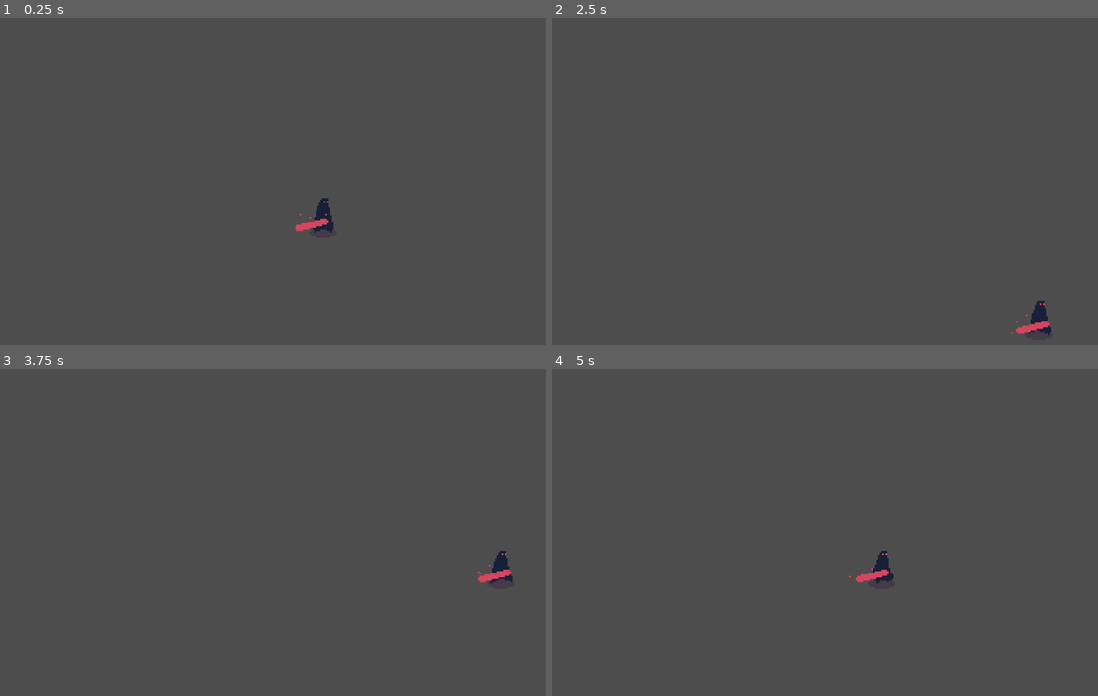
Above: before the commit, frames 1-4 (two rows, left to right).
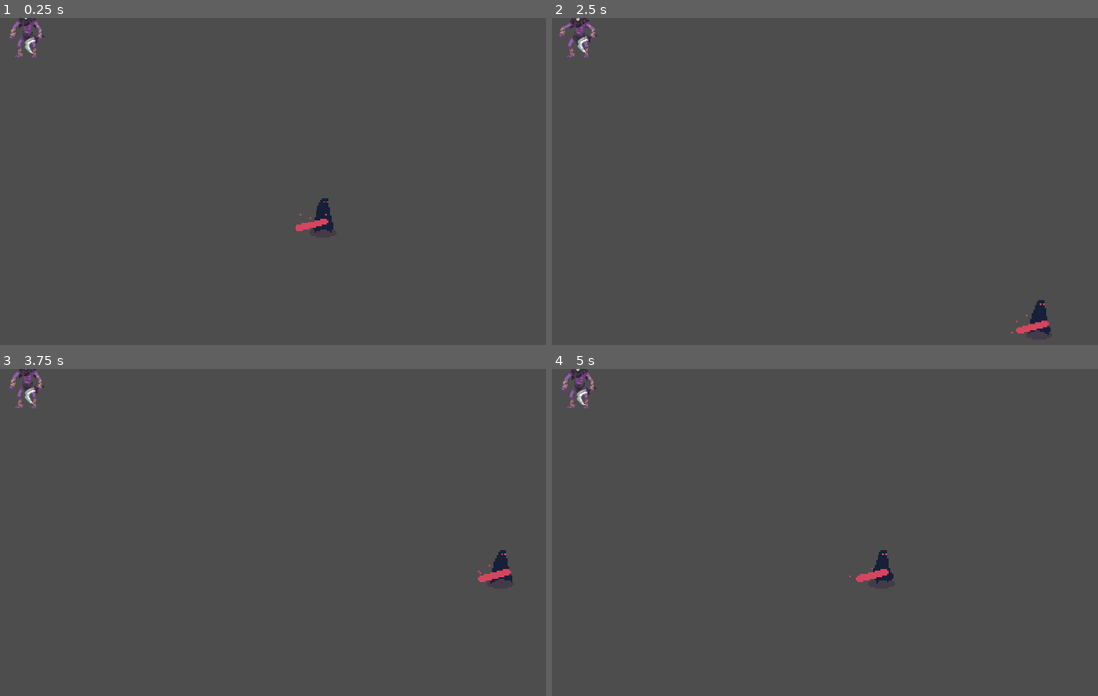
Above: after the commit, the same moments.

Repository: h-sutiwas/godot-mythus
Game: Godot game, scene res://scenes/playground.tscn
The game is run twice, just before and just after one commit, with the same random seed, the same clock (stepped at 60 frames per second) and the same inputs.
Inputs:
- Up to frame 1 (0.25 s): no input
- Up to frame 2 (2.5 s): hold D (player_right) 0.53-1.28 s; hold S (player_down) 1.28-2.03 s; hold D (player_right) from 2.03 s (still down)
- Up to frame 3 (3.75 s): release D (player_right) at 2.78 s; hold W (player_up) 2.78-3.53 s; hold A (player_left) from 3.53 s (still down)
- Up to frame 4 (5 s): keep holding A (player_left)

The runs differ from the first frame. In frame 1, 0.3% of the frame differs, in the area x 1-9%, y 0-13%; in frame 2, 0.3%, in the area x 1-92%, y 0-97%; in frame 3, 0.3%; in frame 4, 0.3%.

Commit message:
Add enemy w animation
so cool

Diff:
--- /dev/null
+++ b/scenes/entities/Enemy/enemy.tscn
@@ -0,0 +1,156 @@
+[gd_scene load_steps=32 format=3 uid="uid://hqvlw45jkynq"]
+
+[ext_resource type="Texture2D" uid="uid://cxdosjh16wdpn" path="res://assets/images/enemy/bringer_of_death/Individual Sprite/Death/Bringer-of-Death_Death_1.png" id="1_xglq8"]
+[ext_resource type="Texture2D" uid="uid://djbg83rb1nc2d" path="res://assets/images/enemy/bringer_of_death/Individual Sprite/Death/Bringer-of-Death_Death_2.png" id="2_vvx6w"]
+[ext_resource type="Texture2D" uid="uid://dldrelm7nhnf3" path="res://assets/images/enemy/bringer_of_death/Individual Sprite/Death/Bringer-of-Death_Death_3.png" id="3_cux8n"]
+[ext_resource type="Texture2D" uid="uid://71hn8lgbbkyu" path="res://assets/images/enemy/bringer_of_death/Individual Sprite/Death/Bringer-of-Death_Death_4.png" id="4_52207"]
+[ext_resource type="Texture2D" uid="uid://cpvr3rw52m3mn" path="res://assets/images/enemy/bringer_of_death/Individual Sprite/Death/Bringer-of-Death_Death_5.png" id="5_ijkh1"]
+[ext_resource type="Texture2D" uid="uid://b7d6pb2nn1q7x" path="res://assets/images/enemy/bringer_of_death/Individual Sprite/Death/Bringer-of-Death_Death_6.png" id="6_4wqjd"]
+[ext_resource type="Texture2D" uid="uid://bjbw5xtwpb8d7" path="res://assets/images/enemy/bringer_of_death/Individual Sprite/Death/Bringer-of-Death_Death_7.png" id="7_tt8l8"]
+[ext_resource type="Texture2D" uid="uid://dhmyrokq7xf02" path="res://assets/images/enemy/bringer_of_death/Individual Sprite/Death/Bringer-of-Death_Death_8.png" id="8_trgqw"]
+[ext_resource type="Texture2D" uid="uid://djkvytswqysma" path="res://assets/images/enemy/bringer_of_death/Individual Sprite/Death/Bringer-of-Death_Death_9.png" id="9_lb2ko"]
+[ext_resource type="Texture2D" uid="uid://cotn3cgaduqpi" path="res://assets/images/enemy/bringer_of_death/Individual Sprite/Death/Bringer-of-Death_Death_10.png" id="10_ge883"]
+[ext_resource type="Texture2D" uid="uid://6y8a25fh3wqp" path="res://assets/images/enemy/bringer_of_death/Individual Sprite/Hurt/Bringer-of-Death_Hurt_1.png" id="11_oo05h"]
+[ext_resource type="Texture2D" uid="uid://c4xi0vt5ctj1c" path="res://assets/images/enemy/bringer_of_death/Individual Sprite/Hurt/Bringer-of-Death_Hurt_2.png" id="12_l7luq"]
+[ext_resource type="Texture2D" uid="uid://cyxm1kx2pk4bg" path="res://assets/images/enemy/bringer_of_death/Individual Sprite/Hurt/Bringer-of-Death_Hurt_3.png" id="13_sh75o"]
+[ext_resource type="Texture2D" uid="uid://bdpwa8aohovp7" path="res://assets/images/enemy/bringer_of_death/Individual Sprite/Idle/Bringer-of-Death_Idle_1.png" id="14_ec28o"]
+[ext_resource type="Texture2D" uid="uid://oax18sb3w3rs" path="res://assets/images/enemy/bringer_of_death/Individual Sprite/Idle/Bringer-of-Death_Idle_2.png" id="15_wx7fb"]
+[ext_resource type="Texture2D" uid="uid://bxsyfwlftx3dl" path="res://assets/images/enemy/bringer_of_death/Individual Sprite/Idle/Bringer-of-Death_Idle_3.png" id="16_wgoqm"]
+[ext_resource type="Texture2D" uid="uid://cma0limtys6ms" path="res://assets/images/enemy/bringer_of_death/Individual Sprite/Idle/Bringer-of-Death_Idle_4.png" id="17_okyt8"]
+[ext_resource type="Texture2D" uid="uid://b08gfjn8khrxv" path="res://assets/images/enemy/bringer_of_death/Individual Sprite/Idle/Bringer-of-Death_Idle_5.png" id="18_ypk2h"]
+[ext_resource type="Texture2D" uid="uid://bj8qle3xii3jx" path="res://assets/images/enemy/bringer_of_death/Individual Sprite/Idle/Bringer-of-Death_Idle_6.png" id="19_disqy"]
+[ext_resource type="Texture2D" uid="uid://dpvj612w0p5xj" path="res://assets/images/enemy/bringer_of_death/Individual Sprite/Idle/Bringer-of-Death_Idle_7.png" id="20_2g10s"]
+[ext_resource type="Texture2D" uid="uid://b8bf01cwdtdne" path="res://assets/images/enemy/bringer_of_death/Individual Sprite/Idle/Bringer-of-Death_Idle_8.png" id="21_ln214"]
+[ext_resource type="Texture2D" uid="uid://c2a1xaynjbi38" path="res://assets/images/enemy/bringer_of_death/Individual Sprite/Walk/Bringer-of-Death_Walk_1.png" id="22_2uw2l"]
+[ext_resource type="Texture2D" uid="uid://d4mxwex41huau" path="res://assets/images/enemy/bringer_of_death/Individual Sprite/Walk/Bringer-of-Death_Walk_2.png" id="23_mak64"]
+[ext_resource type="Texture2D" uid="uid://bbmh1petgbjnh" path="res://assets/images/enemy/bringer_of_death/Individual Sprite/Walk/Bringer-of-Death_Walk_3.png" id="24_5okuo"]
+[ext_resource type="Texture2D" uid="uid://c2b1otw28ksrt" path="res://assets/images/enemy/bringer_of_death/Individual Sprite/Walk/Bringer-of-Death_Walk_4.png" id="25_chkdl"]
+[ext_resource type="Texture2D" uid="uid://d3qib4xfqo40x" path="res://assets/images/enemy/bringer_of_death/Individual Sprite/Walk/Bringer-of-Death_Walk_5.png" id="26_2o8qc"]
+[ext_resource type="Texture2D" uid="uid://g1stlhy6skmo" path="res://assets/images/enemy/bringer_of_death/Individual Sprite/Walk/Bringer-of-Death_Walk_6.png" id="27_daj0i"]
+[ext_resource type="Texture2D" uid="uid://1yfeh116hyyp" path="res://assets/images/enemy/bringer_of_death/Individual Sprite/Walk/Bringer-of-Death_Walk_7.png" id="28_2yigr"]
+[ext_resource type="Texture2D" uid="uid://cl1co0wbb0l2j" path="res://assets/images/enemy/bringer_of_death/Individual Sprite/Walk/Bringer-of-Death_Walk_8.png" id="29_x6pbs"]
+
+[sub_resource type="SpriteFrames" id="SpriteFrames_0arfh"]
+animations = [{
+"frames": [{
+"duration": 1.0,
+"texture": ExtResource("1_xglq8")
+}, {
+"duration": 1.0,
+"texture": ExtResource("2_vvx6w")
+}, {
+"duration": 1.0,
+"texture": ExtResource("3_cux8n")
+}, {
+"duration": 1.0,
+"texture": ExtResource("4_52207")
+}, {
+"duration": 1.0,
+"texture": ExtResource("5_ijkh1")
+}, {
+"duration": 1.0,
+"texture": ExtResource("6_4wqjd")
+}, {
+"duration": 1.0,
+"texture": ExtResource("7_tt8l8")
+}, {
+"duration": 1.0,
+"texture": ExtResource("8_trgqw")
+}, {
+"duration": 1.0,
+"texture": ExtResource("9_lb2ko")
+}, {
+"duration": 1.0,
+"texture": ExtResource("10_ge883")
+}],
+"loop": true,
+"name": &"death",
+"speed": 9.0
+}, {
+"frames": [{
+"duration": 1.0,
+"texture": ExtResource("11_oo05h")
+}, {
+"duration": 1.0,
+"texture": ExtResource("12_l7luq")
+}, {
+"duration": 1.0,
+"texture": ExtResource("13_sh75o")
+}],
+"loop": true,
+"name": &"hurt",
+"speed": 5.0
+}, {
+"frames": [{
+"duration": 1.0,
+"texture": ExtResource("14_ec28o")
+}, {
+"duration": 1.0,
+"texture": ExtResource("15_wx7fb")
+}, {
+"duration": 1.0,
+"texture": ExtResource("16_wgoqm")
+}, {
+"duration": 1.0,
+"texture": ExtResource("17_okyt8")
+}, {
+"duration": 1.0,
+"texture": ExtResource("18_ypk2h")
+}, {
+"duration": 1.0,
+"texture": ExtResource("19_disqy")
+}, {
+"duration": 1.0,
+"texture": ExtResource("20_2g10s")
+}, {
+"duration": 1.0,
+"texture": ExtResource("21_ln214")
+}],
+"loop": true,
+"name": &"idle",
+"speed": 5.0
+}, {
+"frames": [{
+"duration": 1.0,
+"texture": ExtResource("22_2uw2l")
+}, {
+"duration": 1.0,
+"texture": ExtResource("23_mak64")
+}, {
+"duration": 1.0,
+"texture": ExtResource("24_5okuo")
+}, {
+"duration": 1.0,
+"texture": ExtResource("25_chkdl")
+}, {
+"duration": 1.0,
+"texture": ExtResource("26_2o8qc")
+}, {
+"duration": 1.0,
+"texture": ExtResource("27_daj0i")
+}, {
+"duration": 1.0,
+"texture": ExtResource("28_2yigr")
+}, {
+"duration": 1.0,
+"texture": ExtResource("29_x6pbs")
+}],
+"loop": true,
+"name": &"walk",
+"speed": 7.0
+}]
+
+[sub_resource type="RectangleShape2D" id="RectangleShape2D_detnn"]
+size = Vector2(8, 35)
+
+[node name="Enemy" type="CharacterBody2D"]
+
+[node name="AnimatedSprite2D" type="AnimatedSprite2D" parent="."]
+sprite_frames = SubResource("SpriteFrames_0arfh")
+animation = &"idle"
+autoplay = "idle"
+
+[node name="CollisionShape2D" type="CollisionShape2D" parent="."]
+visible = false
+position = Vector2(36, 20.5)
+shape = SubResource("RectangleShape2D_detnn")
--- a/scenes/playground.tscn
+++ b/scenes/playground.tscn
@@ -1,7 +1,11 @@
-[gd_scene load_steps=2 format=3 uid="uid://cwuhn7m4xhqso"]
+[gd_scene load_steps=3 format=3 uid="uid://cwuhn7m4xhqso"]
 
 [ext_resource type="PackedScene" uid="uid://bptewej7ppw85" path="res://scenes/entities/Player/player.tscn" id="1_hddm4"]
+[ext_resource type="PackedScene" uid="uid://hqvlw45jkynq" path="res://scenes/entities/Enemy/enemy.tscn" id="2_qchbg"]
 
 [node name="Playground" type="Node2D"]
 
 [node name="Player" parent="." instance=ExtResource("1_hddm4")]
+
+[node name="Enemy" parent="." instance=ExtResource("2_qchbg")]
+scale = Vector2(2.5, 2.5)
